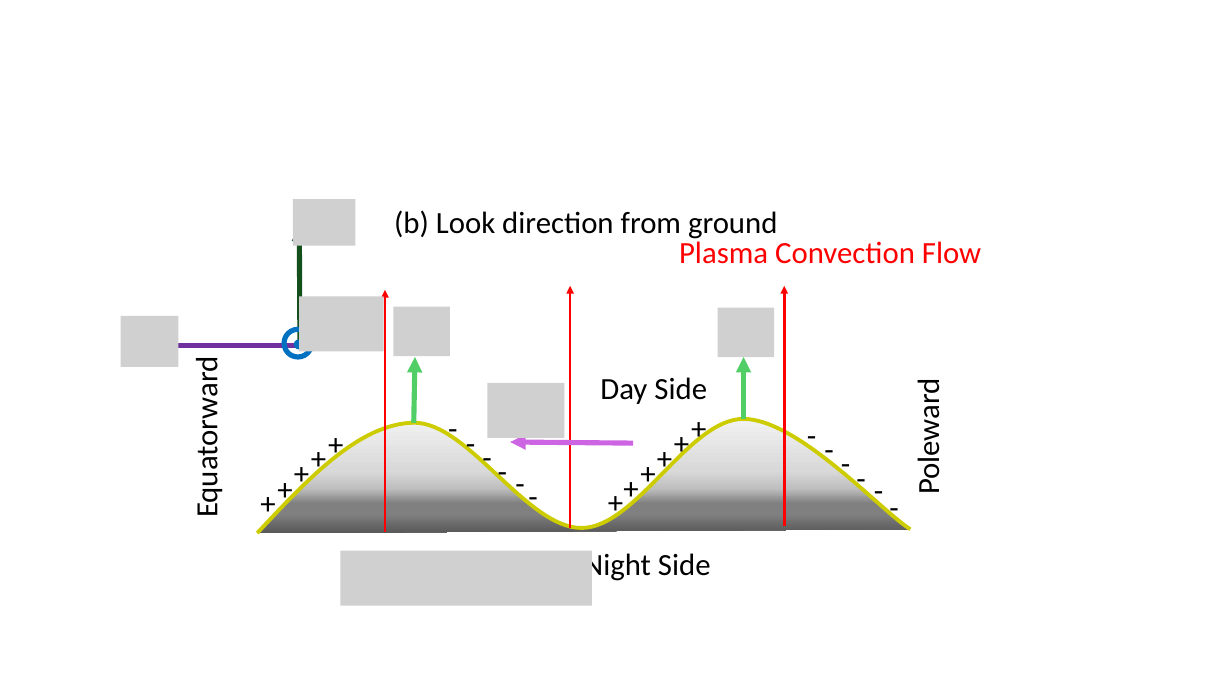
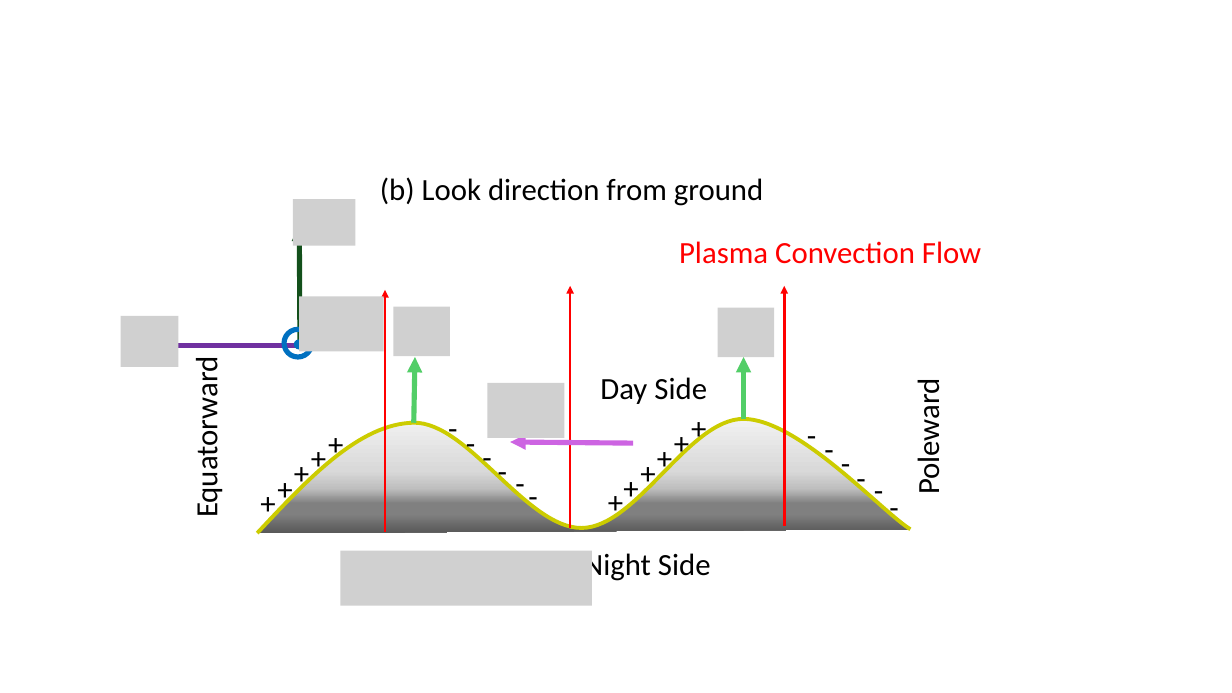
Before and after one commit to shibaji7/GDI-Flare, a slide deck: slide 2 of GDI.pptx. Drawn at 1232x693 pixels with LibreOffice and Linux fonts; fonts in the diff are those of the drawing; grey boxes stand for pictures. Boxes give left, top, right and bottom in pixels: in the first picture for what was removed or moved away, otherwise in the second. Text is boxed around its words. In the diff, an @@ line names an element or a change of style, - is before the commit and + after.

```diff
--- a/GDI.pptx
+++ b/GDI.pptx
@@ text "(b) Look direction from ground": place and size @@
-text "(b) Look direction from ground" at [394,210,777,242]
+text "(b) Look direction from ground" at [380,177,763,206]
```
Also in this commit, not shown: 1 other slide changed, 1 slide added, 6 other files.
